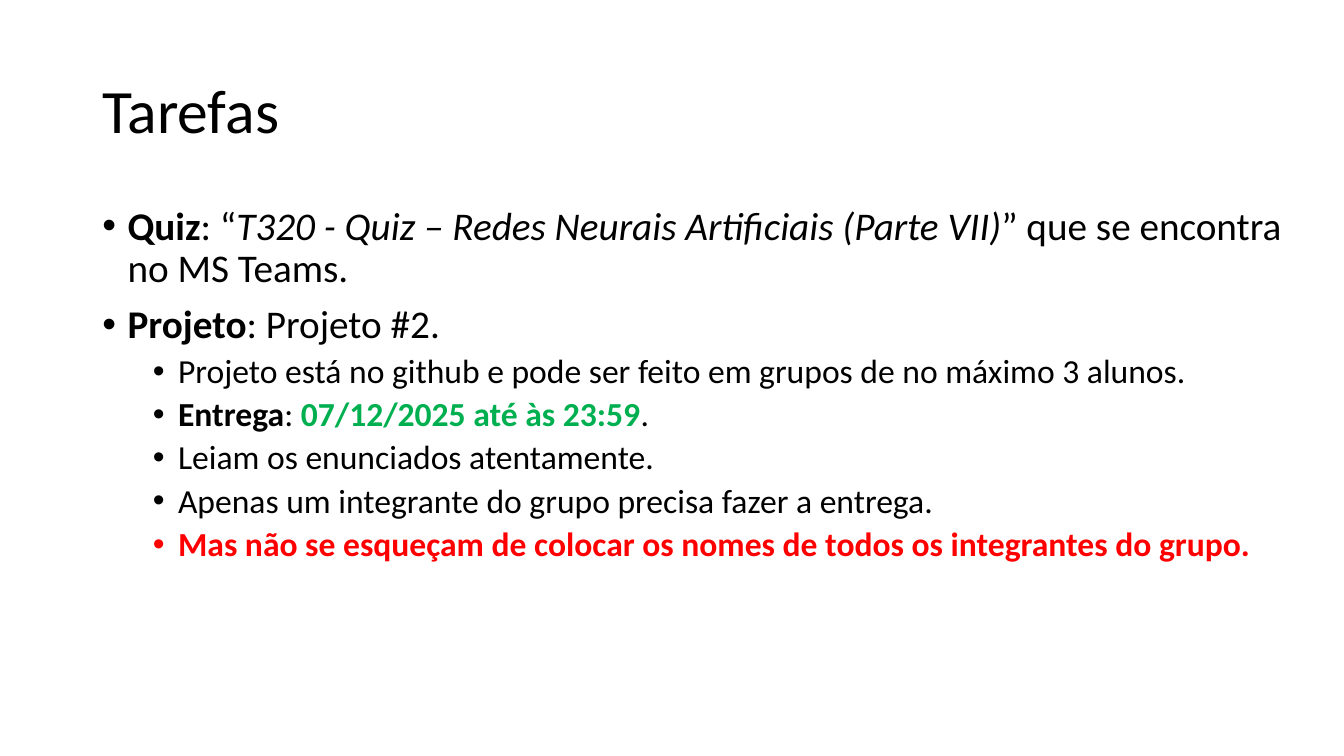
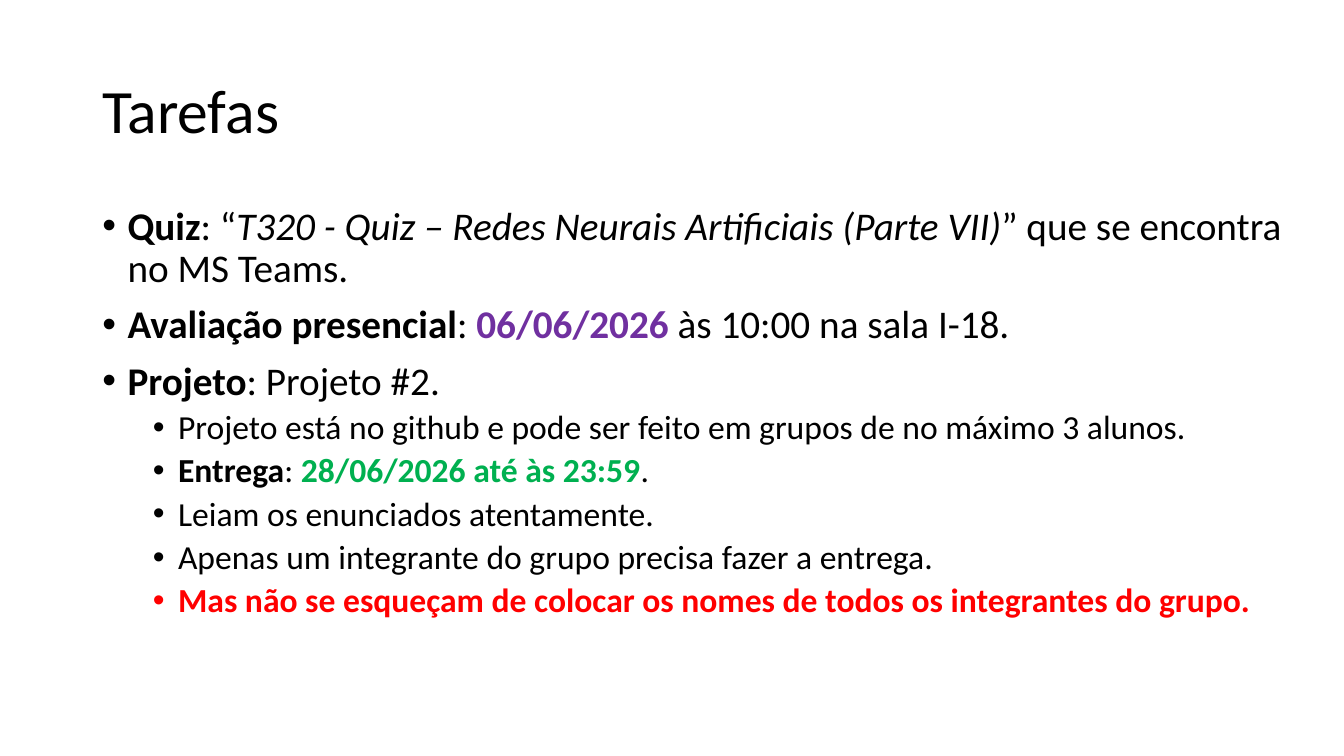
Before and after one commit to zz4fap/t320_aprendizado_de_maquina, a slide deck: slide 21 of slides/T320_Redes_Neurais_Artificiais (Parte IV).pptx. Drawn at 1344x756 pixels with LibreOffice and Linux fonts; fonts in the diff are those of the drawing. Boxes give left, top, right and bottom in pixels: in the first picture for what was removed or moved away, otherwise in the second. Text is boxed around its words. In the diff, an @@ line names an element or a change of style, - is before the commit and + after.

```diff
--- a/slides/T320_Redes_Neurais_Artificiais (Parte IV).pptx
+++ b/slides/T320_Redes_Neurais_Artificiais (Parte IV).pptx
@@ text at bbox=[128, 310, 1009, 345]: paragraph added @@
+• Avaliação presencial: 06/06/2026 às 10:00 na sala I-18.
@@ text at bbox=[178, 458, 649, 488]: text changed @@
-  • Entrega: 07/12/2025 até às 23:59.
+  • Entrega: 28/06/2026 até às 23:59.
```
Also in this commit, not shown: 5 other slides changed, 1 other file.
